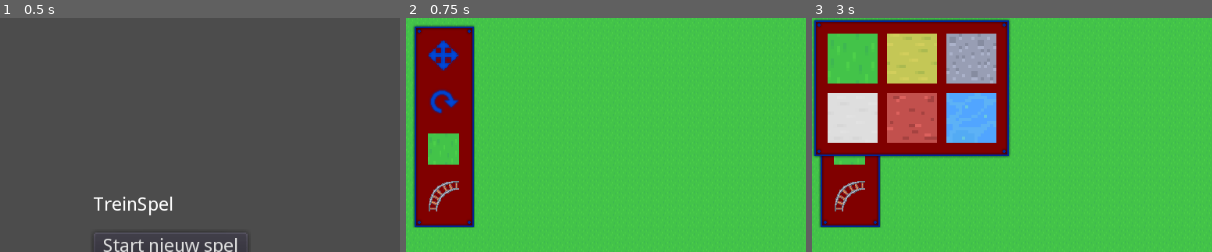
Above: before the commit, frames 1-3 (left to right).
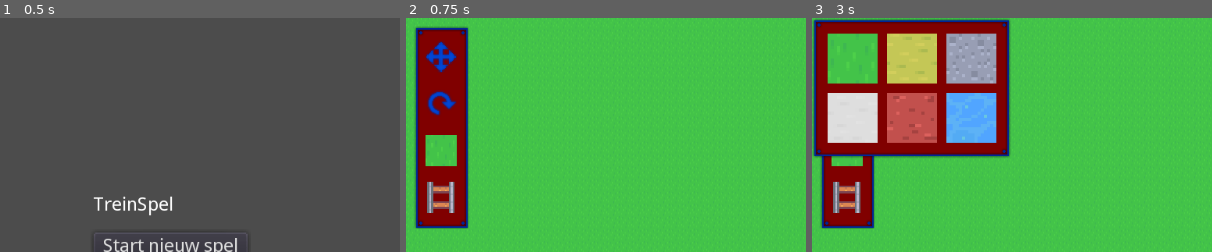
Above: after the commit, the same moments.

Repository: 2zqa/traingame
Game: Godot game, scene res://Scenes/TitleScreen.tscn
Two runs of this game, one before a commit and one after it. Both use one fixed random seed, a clock stepped at 60 frames per second and the inputs below.
Inputs (mouse positions are % of the whole screen's width and height, from its top left; square brackets give the same spot before the commit, where the layout moved):
- Up to frame 1 (0.5 s): no input
- Up to frame 2 (0.75 s): click "Start nieuw spel" at 0.5 s
- Up to frame 3 (3 s): click (4, 8) [5, 8] at 1.25 s; click (4, 18) [5, 18] at 2 s; click (4, 28) [5, 28] at 2.75 s
The pictures show only the part of the screen within x 0-50%, y 0-50%; the shares and areas given below are measured in that part.

Frame 1 is identical in both runs. In frame 2, 6.0% of the frame differs, in the area x 1-18%, y 2-91%; in frame 3, 2.3%.

Commit message:
Refactor ObjectsTileSelectoButton and SideMenu too
These now no longer use hardcoded positions, but a normal VBoxContainer

Diff:
--- a/TrainGame-Godot/Scenes/SideMenu/ObjectsTileSelectorButton.gd
+++ b/TrainGame-Godot/Scenes/SideMenu/ObjectsTileSelectorButton.gd
@@ -2,23 +2,8 @@
 
 signal tile_selected  # Supplies one argument of type ObjectsTile
 
-const SingleTileDisplay = preload("res://Scenes/SingleTileDisplay.gd")
-
-# Called when the node enters the scene tree for the first time.
-func _ready() -> void:
-    pass
-
 # Handles selection of tiles
-func _unhandled_input(event: InputEvent) -> void:
-    if not Mouse.is_left_released(event):
-        return  # Ignore anything that is not a click release
-
-    var display: SingleTileDisplay = $Display
-    var local_mouse_pos = display.make_input_local(event).position
-    if local_mouse_pos.x < 0 or local_mouse_pos.y < 0\
-            or local_mouse_pos.x > display.size.x or local_mouse_pos.y > display.size.y:
-        return  # Clicked outside the button
-
+func _on_ObjectsTileSelectorButton_pressed() -> void:
     # Open popup
     var popup = $ObjectsTileSelectorPopup
     popup.popup()
@@ -29,8 +14,7 @@
 
 func _on_ObjectsTileSelectorPopup_tile_selected(tile: ObjectTile) -> void:
     # Update UI
-    var display : SingleTileDisplay = $Display
-    display.tile_id = tile.get_texture_id()
+    self.texture_normal = tile.create_texture()
 
     # Forward
     emit_signal("tile_selected", tile)
--- a/TrainGame-Godot/Scenes/SideMenu/ObjectsTileSelectorButton.tscn
+++ b/TrainGame-Godot/Scenes/SideMenu/ObjectsTileSelectorButton.tscn
@@ -1,19 +1,25 @@
-[gd_scene load_steps=4 format=2]
+[gd_scene load_steps=5 format=2]
 
 [ext_resource path="res://Scenes/SideMenu/ObjectsTileSelectorButton.gd" type="Script" id=1]
 [ext_resource path="res://Scenes/SideMenu/ObjectsTileSelectorPopup.tscn" type="PackedScene" id=2]
-[ext_resource path="res://Scenes/SingleTileDisplay.tscn" type="PackedScene" id=3]
+[ext_resource path="res://Images/tilesheet_objects.png" type="Texture" id=3]
 
-[node name="ObjectsTileSelectorButton" type="Control"]
+[sub_resource type="AtlasTexture" id=1]
+atlas = ExtResource( 3 )
+region = Rect2( 0, 0, 16, 16 )
+
+[node name="ObjectsTileSelectorButton" type="TextureButton"]
+margin_right = 16.0
+margin_bottom = 16.0
+texture_normal = SubResource( 1 )
+expand = true
+stretch_mode = 5
 script = ExtResource( 1 )
 __meta__ = {
-"_edit_group_": true
+"_edit_use_anchors_": false
 }
 
 [node name="ObjectsTileSelectorPopup" parent="." instance=ExtResource( 2 )]
 visible = false
-
-[node name="Display" parent="." instance=ExtResource( 3 )]
-tile_id = 1
-
+[connection signal="pressed" from="." to="." method="_on_ObjectsTileSelectorButton_pressed"]
 [connection signal="tile_selected" from="ObjectsTileSelectorPopup" to="." method="_on_ObjectsTileSelectorPopup_tile_selected"]
--- a/TrainGame-Godot/Scenes/SideMenu/SideMenu.tscn
+++ b/TrainGame-Godot/Scenes/SideMenu/SideMenu.tscn
@@ -7,53 +7,73 @@
 [ext_resource path="res://Scenes/SideMenu/GroundTileSelectorButton.tscn" type="PackedScene" id=5]
 [ext_resource path="res://Scenes/SideMenu/ObjectsTileSelectorButton.tscn" type="PackedScene" id=6]
 
-[node name="SideMenu" type="Control"]
-margin_left = 8.0
-margin_top = 8.0
-margin_right = 8.0
-margin_bottom = 8.0
+[node name="SideMenu" type="MarginContainer"]
+margin_left = 10.0
+margin_top = 10.0
+margin_right = 80.0
+margin_bottom = 270.0
 script = ExtResource( 1 )
-
-[node name="NinePatchRect" parent="." instance=ExtResource( 2 )]
-anchor_right = 1.0
-anchor_bottom = 1.0
-margin_right = 80.0
-margin_bottom = 261.0
-region_rect = Rect2( 0, 0, 72, 72 )
-
-[node name="MoveButton" type="TextureButton" parent="NinePatchRect"]
-margin_left = 20.0
-margin_top = 20.0
-margin_right = 60.0
-margin_bottom = 60.0
-texture_normal = ExtResource( 3 )
-expand = true
 __meta__ = {
 "_edit_use_anchors_": false
 }
 
-[node name="RotateButton" type="TextureButton" parent="NinePatchRect"]
-margin_left = 20.0
-margin_top = 80.0
-margin_right = 60.0
-margin_bottom = 120.0
+[node name="NinePatchRect" parent="." instance=ExtResource( 2 )]
+margin_right = 80.0
+region_rect = Rect2( 0, 0, 72, 72 )
+
+[node name="VBoxContainer" type="VBoxContainer" parent="NinePatchRect"]
+anchor_left = 0.5
+anchor_top = 0.5
+anchor_right = 0.5
+anchor_bottom = 0.5
+margin_left = -20.0
+margin_top = -110.0
+margin_right = 20.0
+margin_bottom = 110.0
+size_flags_horizontal = 3
+size_flags_vertical = 3
+custom_constants/separation = 20
+__meta__ = {
+"_edit_use_anchors_": false
+}
+
+[node name="MoveButton" type="TextureButton" parent="NinePatchRect/VBoxContainer"]
+margin_right = 40.0
+margin_bottom = 40.0
+rect_min_size = Vector2( 40, 40 )
+texture_normal = ExtResource( 3 )
+expand = true
+stretch_mode = 5
+__meta__ = {
+"_edit_use_anchors_": false
+}
+
+[node name="RotateButton" type="TextureButton" parent="NinePatchRect/VBoxContainer"]
+margin_top = 60.0
+margin_right = 40.0
+margin_bottom = 100.0
+rect_min_size = Vector2( 40, 40 )
 texture_normal = ExtResource( 4 )
 expand = true
+stretch_mode = 5
+__meta__ = {
+"_edit_use_anchors_": false
+}
 
-[node name="GroundTileSelectorButton" parent="NinePatchRect" instance=ExtResource( 5 )]
-margin_left = 20.0
-margin_top = 140.0
-margin_right = 60.0
-margin_bottom = 180.0
+[node name="GroundTileSelectorButton" parent="NinePatchRect/VBoxContainer" instance=ExtResource( 5 )]
+margin_top = 120.0
+margin_right = 40.0
+margin_bottom = 160.0
+rect_min_size = Vector2( 40, 40 )
 expand = true
 stretch_mode = 5
 
-[node name="ObjectsTileSelectorButton" parent="NinePatchRect" instance=ExtResource( 6 )]
-margin_left = 20.0
-margin_top = 200.0
-margin_right = 20.0
-margin_bottom = 140.0
-[connection signal="pressed" from="NinePatchRect/MoveButton" to="." method="_on_MoveButton_pressed"]
-[connection signal="pressed" from="NinePatchRect/RotateButton" to="." method="_on_RotateButton_pressed"]
-[connection signal="tile_selected" from="NinePatchRect/GroundTileSelectorButton" to="." method="_on_GroundTileSelectorButton_tile_selected"]
-[connection signal="tile_selected" from="NinePatchRect/ObjectsTileSelectorButton" to="." method="_on_ObjectsTileSelectorButton_tile_selected"]
+[node name="ObjectsTileSelectorButton" parent="NinePatchRect/VBoxContainer" instance=ExtResource( 6 )]
+margin_top = 180.0
+margin_right = 40.0
+margin_bottom = 220.0
+rect_min_size = Vector2( 40, 40 )
+[connection signal="pressed" from="NinePatchRect/VBoxContainer/MoveButton" to="." method="_on_MoveButton_pressed"]
+[connection signal="pressed" from="NinePatchRect/VBoxContainer/RotateButton" to="." method="_on_RotateButton_pressed"]
+[connection signal="tile_selected" from="NinePatchRect/VBoxContainer/GroundTileSelectorButton" to="." method="_on_GroundTileSelectorButton_tile_selected"]
+[connection signal="tile_selected" from="NinePatchRect/VBoxContainer/ObjectsTileSelectorButton" to="." method="_on_ObjectsTileSelectorButton_tile_selected"]
--- a/TrainGame-Godot/Scripts/ObjectTile.gd
+++ b/TrainGame-Godot/Scripts/ObjectTile.gd
@@ -1,5 +1,6 @@
 class_name ObjectTile
 
+const _TILE_SET := preload("res://TileSets/Objects.tres")
 
 var name_id: String
 var rotation: int
@@ -45,9 +46,19 @@
 func collides(tile_dx: int, tile_dy: int) -> bool:
     return self._collision.collides(self.rotation, tile_dx, tile_dy)
 
+# Gets an array of all (relative) positions that are occupied by this tile (at the current rotation).
 func get_occupied_tile_positions() -> PoolVector2Array:
     return self._collision.get_occupied_positions(self.rotation)
 
+# Gets all possible rotations of this tile.
 func all_rotations() -> Array:
     return [self.with_rotation(Rotation.NONE), self.with_rotation(Rotation.CLOCKWISE),
             self.with_rotation(Rotation.HALF), self.with_rotation(Rotation.COUNTER_CLOCKWISE)]
+
+# Creates the texture of this tile
+func create_texture() -> Texture:
+    var atlas = AtlasTexture.new()
+    var texture_id = self.get_texture_id()
+    atlas.atlas = _TILE_SET.tile_get_texture(texture_id)
+    atlas.region = _TILE_SET.tile_get_region(texture_id)
+    return atlas
